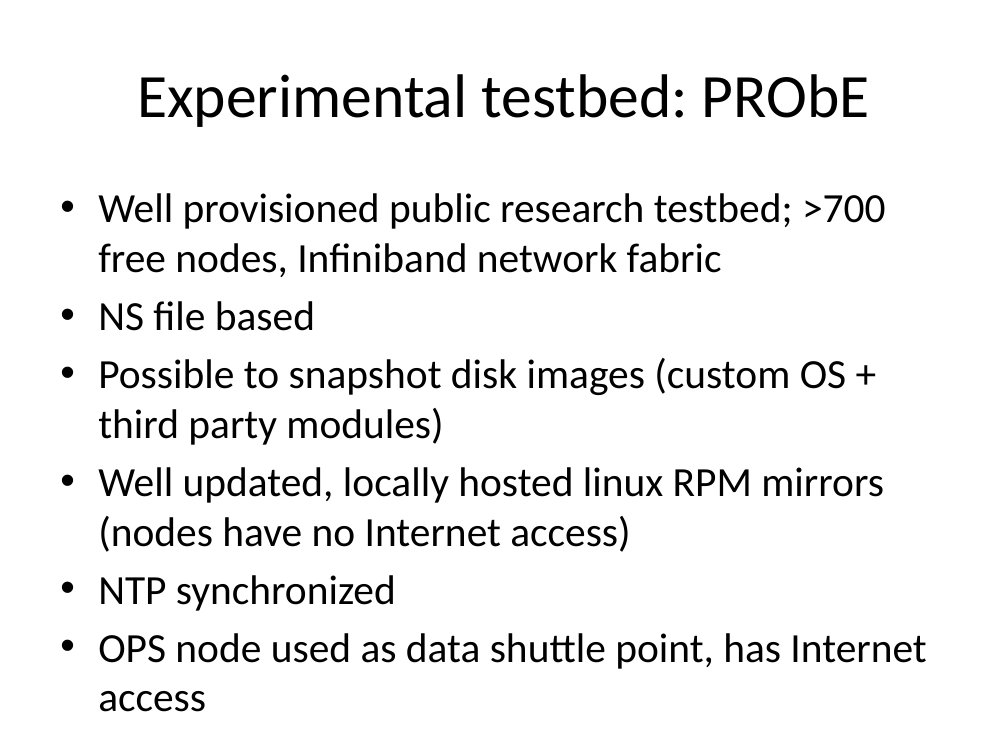
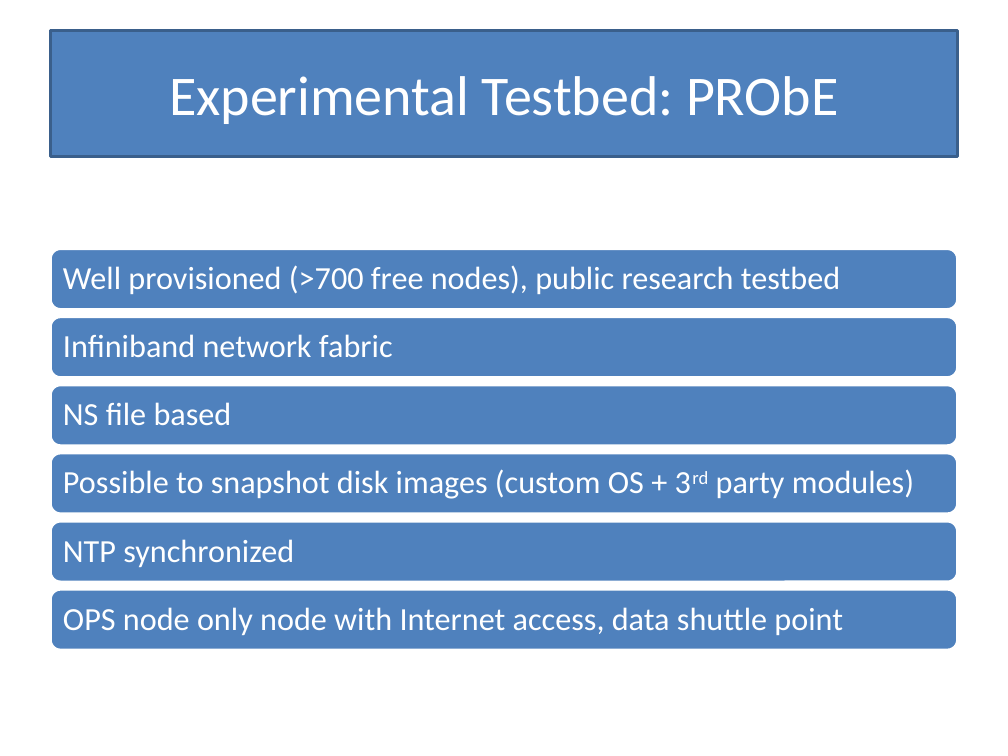
Before and after one commit to Slania/JPaxos-1, a slide deck: slide 24 of Paxos based directory updates for geo-replicated cloud storage.pptx (slide 23 before the commit). Drawn at 1008x756 pixels with LibreOffice and Linux fonts; fonts in the diff are those of the drawing. Boxes give left, top, right and bottom in pixels: in the first picture for what was removed or moved away, otherwise in the second. Text is boxed around its words. In the diff, an @@ line names an element or a change of style, - is before the commit and + after.

```diff
--- a/Paxos based directory updates for geo-replicated cloud storage.pptx
+++ b/Paxos based directory updates for geo-replicated cloud storage.pptx
@@ title "Experimental Testbed: PRObE": place and size @@
-title "Experimental Testbed: PRObE" at (137,74,870,127)
+title "Experimental Testbed: PRObE" at (50,30,958,156)
@@ title "Experimental Testbed: PRObE" at (50,30,958,156): fill none to #4F81BD; outline none to #3A5F8C 2 pt @@
@@ title at (169,76,838,124): text changed; size 44 to 40 pt; text colour #000000 to #FFFFFF @@
-Experimental testbed: PRObE
+Experimental Testbed: PRObE
@@ text removed at (98,193,926,669) @@
-• Well provisioned public research testbed; >700 free nodes, Infiniband network fabric
-• NS file based
-• Possible to snapshot disk images (custom OS + third party modules)
-• Well updated, locally hosted linux RPM mirrors (nodes have no Internet access)
-• NTP synchronized
-• OPS node used as data shuttle point, has Internet access
@@ group added at (50,249,958,650): 6 rounded rectangles, 6 texts @@
+Well provisioned (>700 free nodes), public research testbed
+Infiniband network fabric
+NS file based
+Possible to snapshot disk images (custom OS + 3rd party modules)
+NTP synchronized
+OPS node only node with Internet access, data shuttle point
```
Also in this commit, not shown: 9 other slides changed, 9 slides added.
